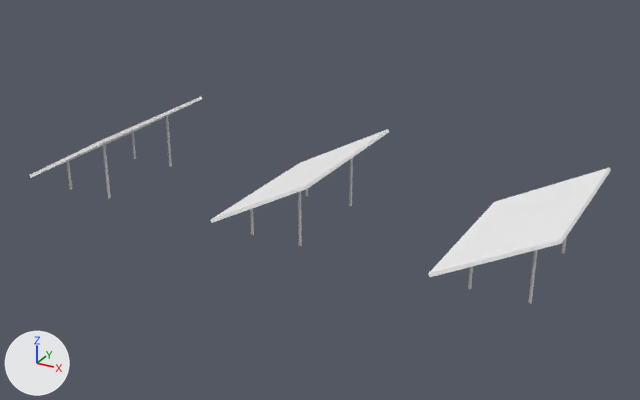
Renders of the glTF model WebGL/Assets/Models/SolarPanels.gltf from each side of a commit.
Rendered twice from a camera (50 mm lens) standing at (1.074, -0.479, 2.451) and looking at (0.644, 0.302, 2.06). Arrows for +X, +Y and +Z are at lower left; the lights stay in place. Where no turn or scale is listed for an object, it has been applied to the vertices.

The scene before the commit, as lines of its bpy script (objects in view):
```python
me_cube_060 = bpy.data.meshes.new('Cube.060')
me_cube_060.from_pydata(...)  # 8 vertices, 12 faces; spans x -0.087..0.03, y -0.153..0.035, z 0.021..0.087
me_cube_060.materials.append(mat_material_027)  # white #ffffff
me_cube_061 = bpy.data.meshes.new('Cube.061')
me_cube_061.from_pydata(...)  # 8 vertices, 12 faces; spans x -0.087..0.03, y -0.153..0.035, z 0.021..0.087
me_cube_061.materials.append(mat_material_028)  # white #ffffff
me_cube_2227 = bpy.data.meshes.new('Cube.2227')
me_cube_2227.from_pydata(...)  # 8 vertices, 12 faces; spans x -0.087..0.03, y -0.153..0.035, z 0.021..0.087
me_cube_2227.materials.append(mat_material_030)  # white #ffffff
ob_panel1 = bpy.data.objects.new('panel1', me_cube_060)
ob_panel1.location = (0.8998, 0.3563, 2.0339)
ob_panel2 = bpy.data.objects.new('panel2', me_cube_061)
ob_panel2.location = (0.6547, 0.3563, 2.0339)
ob_panel3 = bpy.data.objects.new('panel3', me_cube_2227)
ob_panel3.location = (0.3961, 0.3563, 2.0339)
```
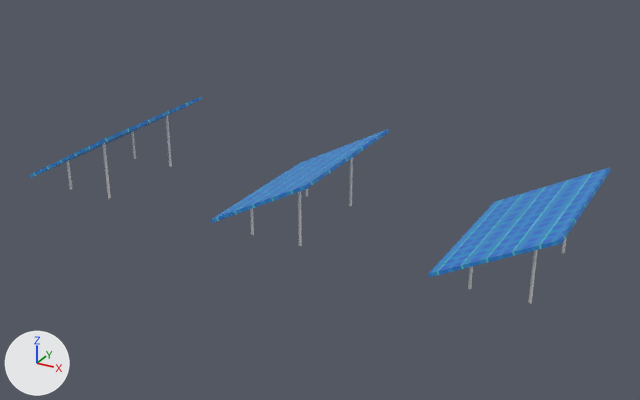
Changed parts and their boxes (x1, y1, x2, y2) in the pictures (640 x 400 px):
'panel1', recoloured (white to blue)
    both: (428, 167, 611, 277)
'panel2', recoloured (white to blue)
    both: (210, 129, 389, 223)
'panel3', recoloured (white to blue)
    both: (29, 97, 202, 178)

The change in detail:
Picture 'sunpattern' (img_sunpattern) is new.
Material 'Material.016' (mat_material_016) is new.
Its texture is img_sunpattern.
Material 'Material.023' (mat_material_023) is new.
Its texture is img_sunpattern.
Material 'Material.025' (mat_material_025) is new.
Its texture is img_sunpattern.
me_cube_060 has 8 vertices, 12 faces and spans x -0.087..0.03, y -0.153..0.035, z 0.021..0.087.
me_cube_060 no longer uses material mat_material_027 (white #ffffff).
me_cube_060 now uses material mat_material_025 (picture img_sunpattern).
me_cube_061 has 8 vertices, 12 faces and spans x -0.087..0.03, y -0.153..0.035, z 0.021..0.087.
me_cube_061 no longer uses material mat_material_028 (white #ffffff).
me_cube_061 now uses material mat_material_023 (picture img_sunpattern).
me_cube_2227 has 8 vertices, 12 faces and spans x -0.087..0.03, y -0.153..0.035, z 0.021..0.087.
me_cube_2227 no longer uses material mat_material_030 (white #ffffff).
me_cube_2227 now uses material mat_material_016 (picture img_sunpattern).
